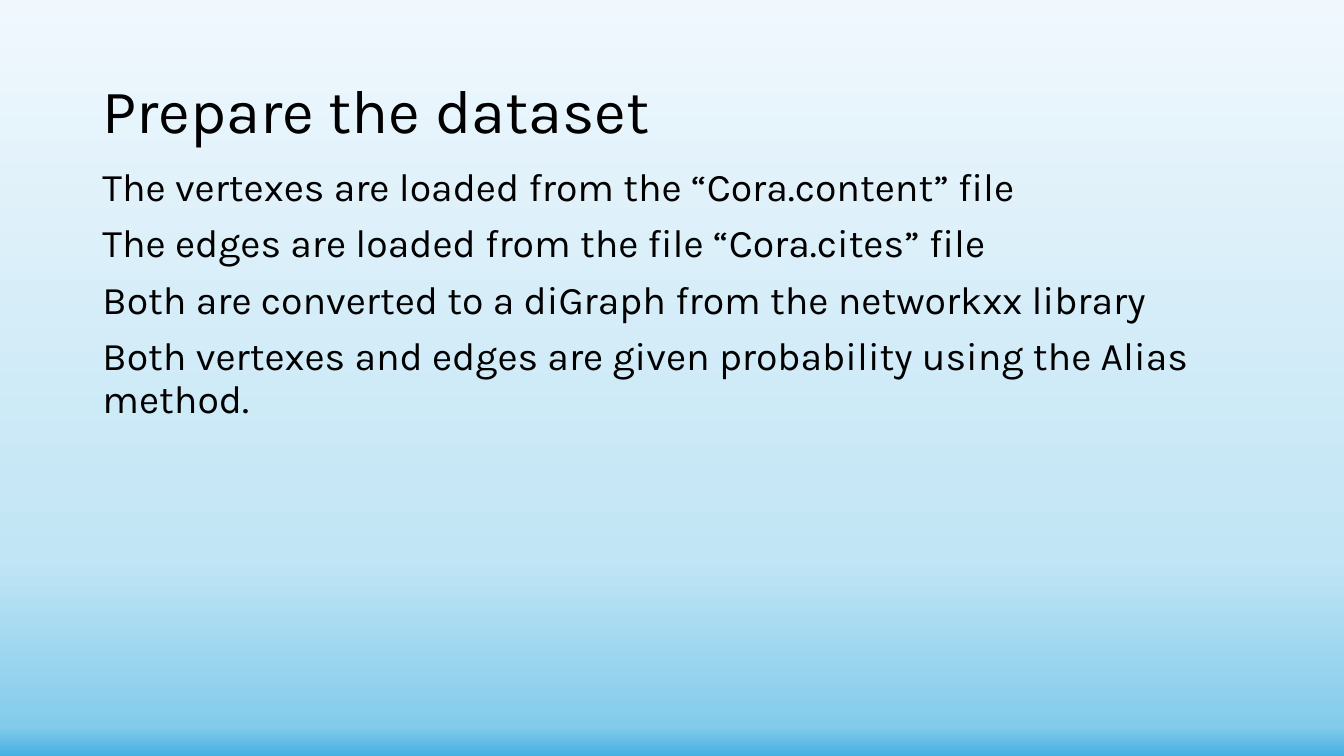
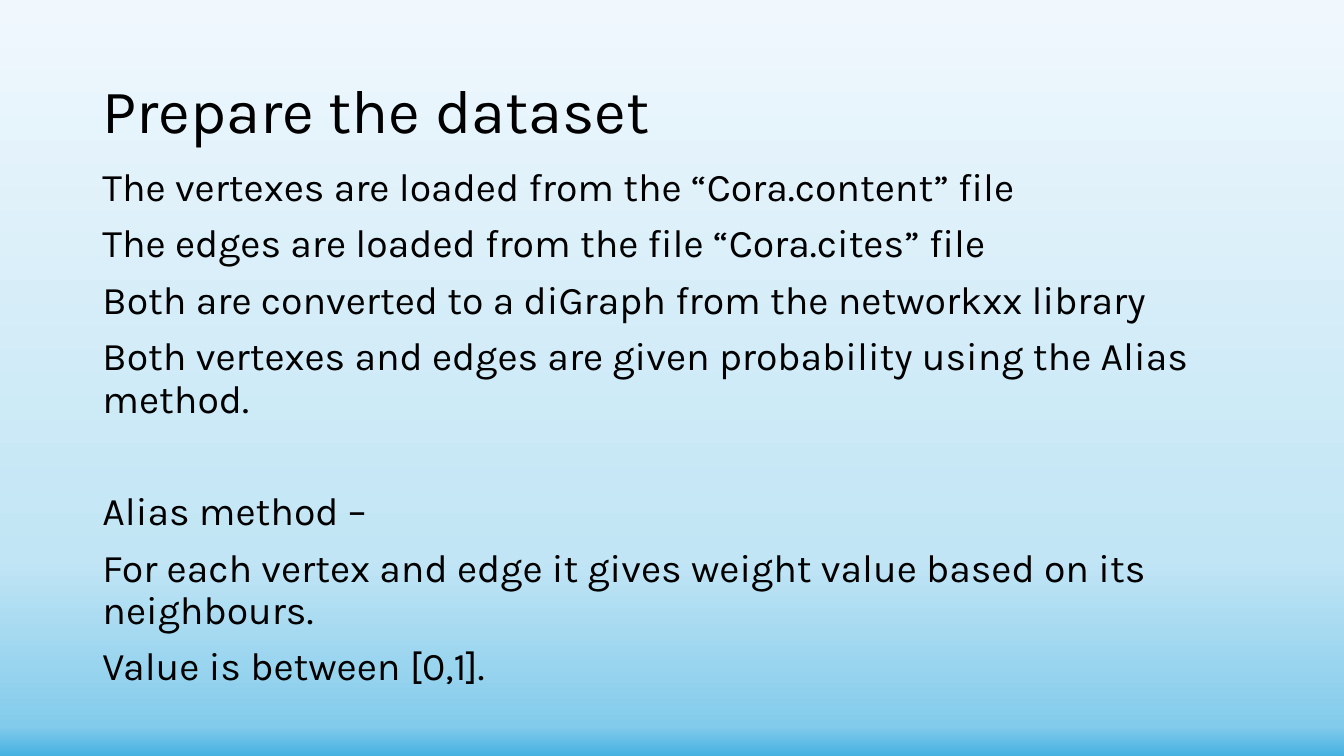
Before and after one commit to shachar700/Graph-Embedding, a slide deck: slide 10 of doc/Graph-Embedding Presentation.pptx. Drawn at 1344x756 pixels with LibreOffice and Linux fonts; fonts in the diff are those of the drawing. Boxes give left, top, right and bottom in pixels: in the first picture for what was removed or moved away, otherwise in the second. Text is boxed around its words. In the diff, an @@ line names an element or a change of style, - is before the commit and + after.

```diff
--- a/doc/Graph-Embedding Presentation.pptx
+++ b/doc/Graph-Embedding Presentation.pptx
@@ text at <box>102,498,1145,684</box>: paragraphs added @@
+Alias method –
+For each vertex and edge it gives weight value based on its neighbours.
+Value is between [0,1].
```
Also in this commit, not shown: 3 other slides changed, 5 other files.
